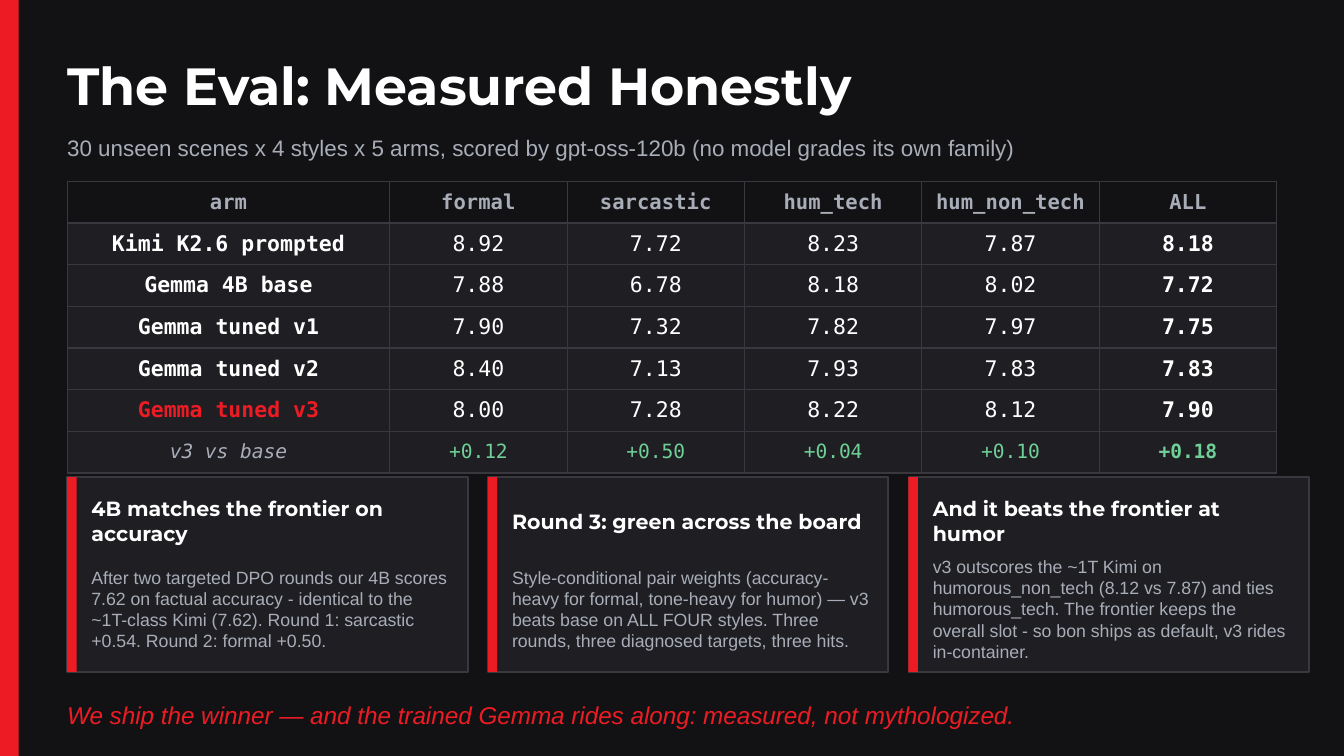
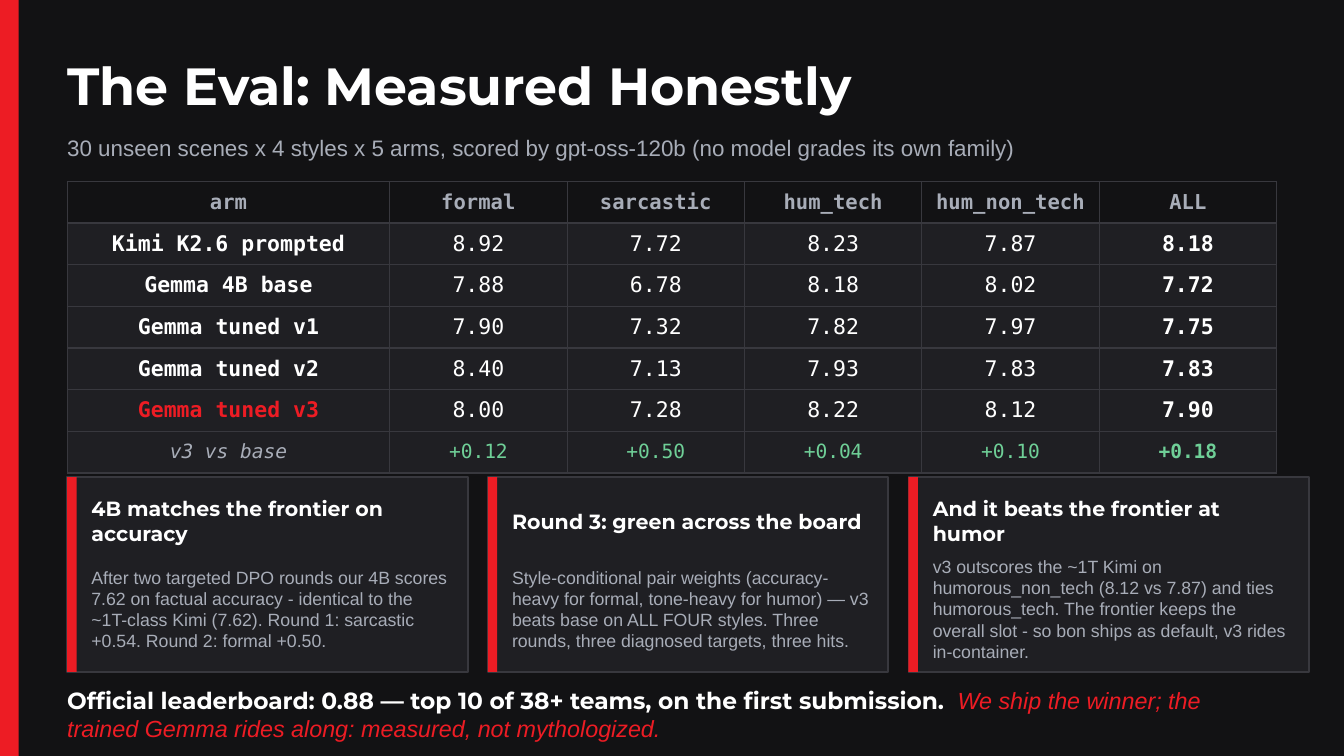
Before and after one commit to SankarSubbayya/styleforge, a slide deck: slide 8 of presentation/StyleForge.pptx. Drawn at 1344x756 pixels with LibreOffice and Linux fonts; fonts in the diff are those of the drawing. Boxes give left, top, right and bottom in pixels: in the first picture for what was removed or moved away, otherwise in the second. Text is boxed around its words. In the diff, an @@ line names an element or a change of style, - is before the commit and + after.

```diff
--- a/presentation/StyleForge.pptx
+++ b/presentation/StyleForge.pptx
@@ text at (67, 690, 1200, 742): text changed; size 13 to 12.5 pt @@
-We ship the winner — and the trained Gemma rides along: measured, not mythologized.
+Official leaderboard: 0.88 — top 10 of 38+ teams, on the first submission. We ship the winner; the trained Gemma rides along: measured, not mythologized.
```
Also in this commit, not shown: 1 other slide changed, 1 other file.
